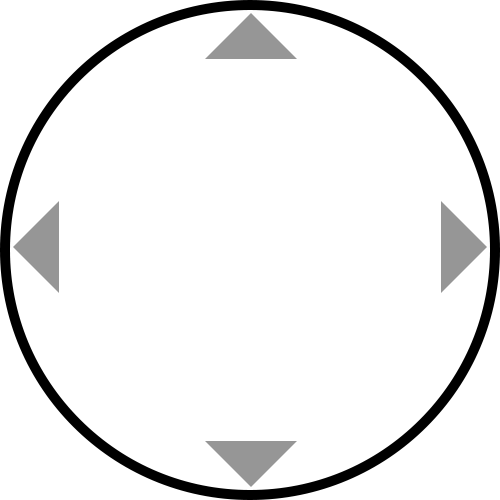
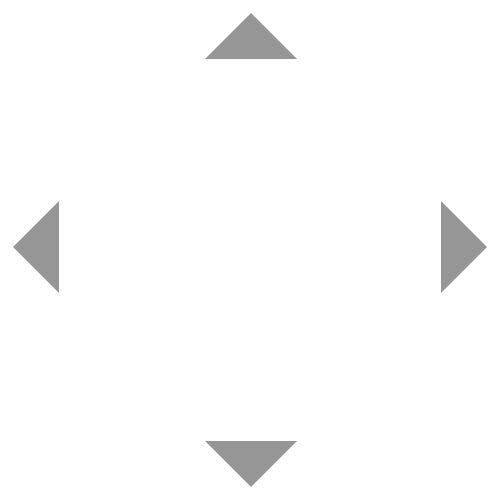
Comparing the layer stacks of the two 500×500 images. Changes:
painted on "Ellipse 1" over [0, 0, 500, 500]
